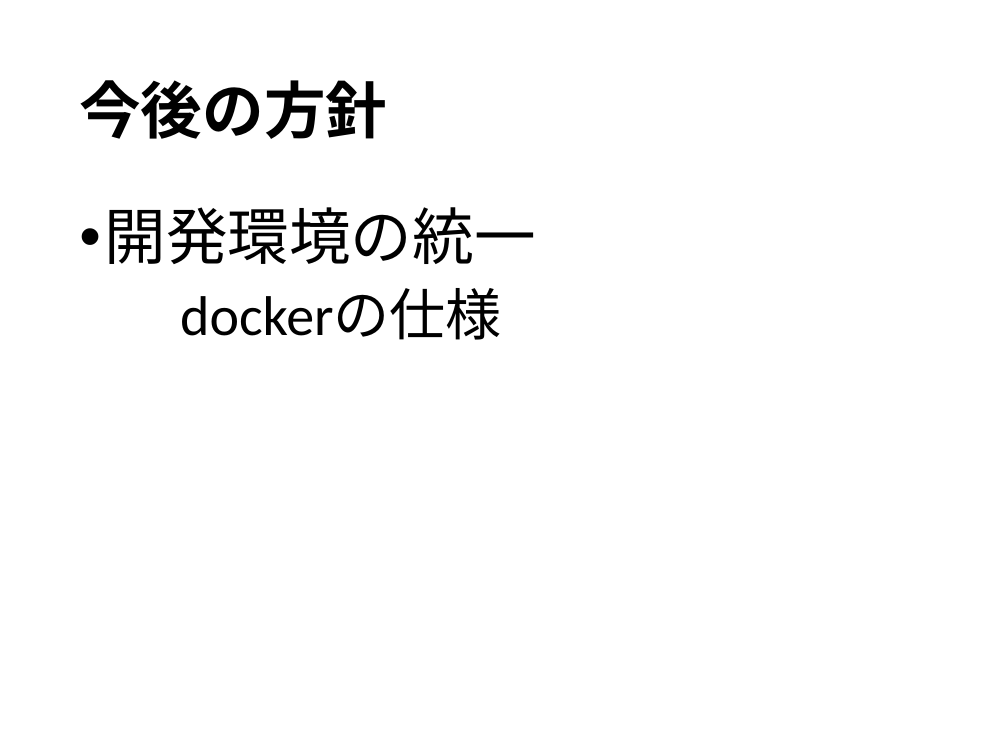
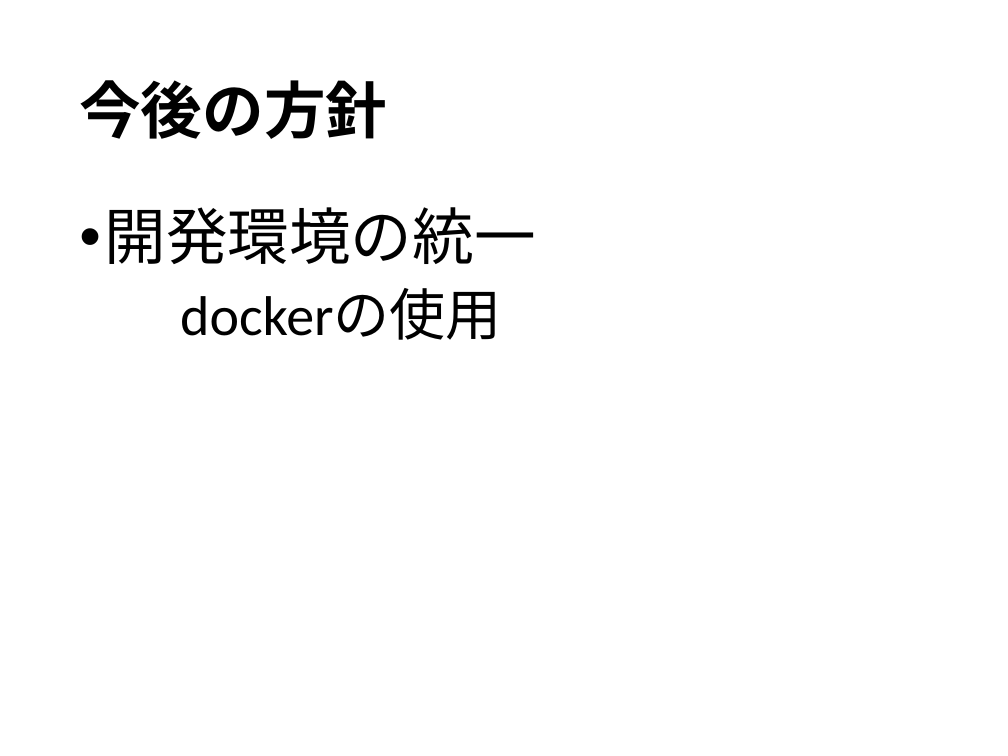
Before and after one commit to minehisa/ex2021, a slide deck: slide 14 of スライド資料/提案資料/20210730_前期末発表資料.pptx. Drawn at 1008x756 pixels with LibreOffice and Linux fonts; fonts in the diff are those of the drawing. Boxes give left, top, right and bottom in pixels: in the first picture for what was removed or moved away, otherwise in the second. Text is boxed around its words. In the diff, an @@ line names an element or a change of style, - is before the commit and + after.

```diff
--- a/スライド資料/提案資料/20210730_前期末発表資料.pptx
+++ b/スライド資料/提案資料/20210730_前期末発表資料.pptx
@@ text at [180,288,501,340]: text changed @@
-dockerの仕様
+dockerの使用
```
Also in this commit, not shown: 5 other slides changed.
